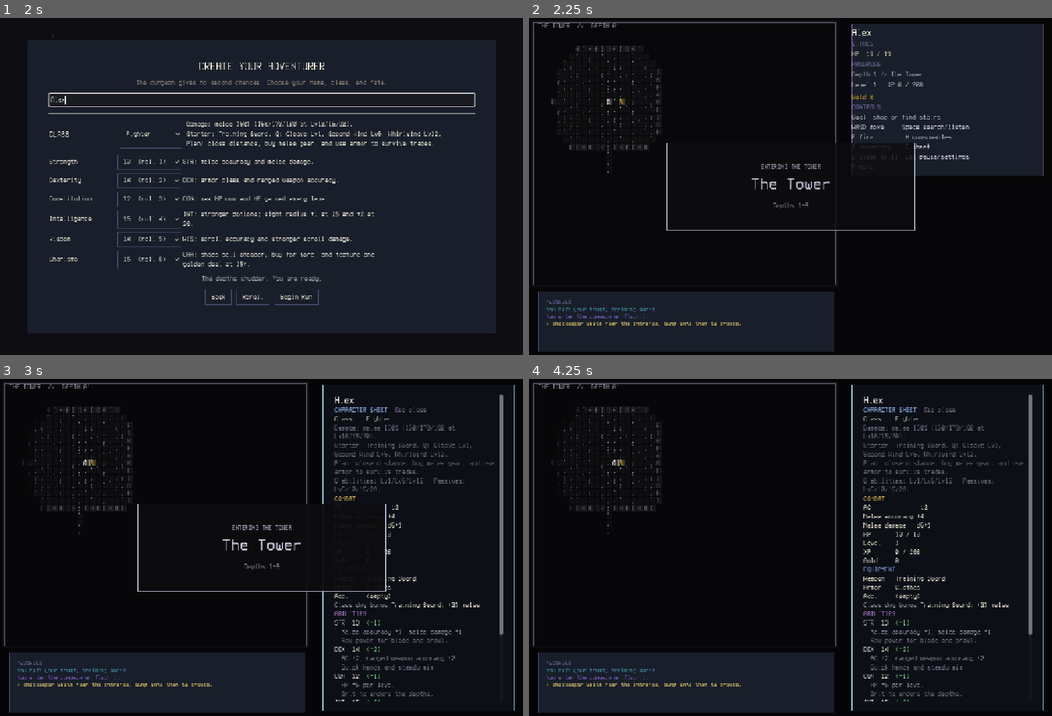
Above: before the commit, frames 1-4 (two rows, left to right).
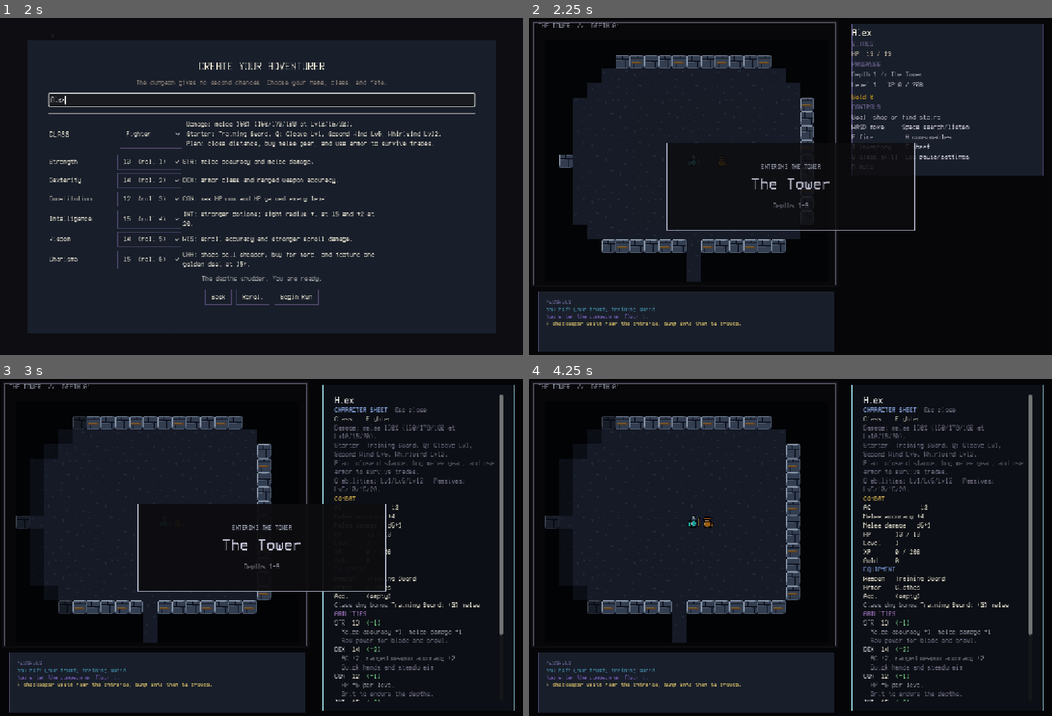
Above: after the commit, the same moments.

Repository: damiankovac0-pixel/DND-Roguelike-Dungeon-Crawler
Game: Godot game, scene res://scenes/main_menu.tscn
The game is run twice, just before and just after one commit, with the same random seed, the same clock (stepped at 60 frames per second) and the same inputs.
Inputs (mouse positions are in pixels of both pictures, inside the frame that each line leads up to):
- Up to frame 1 (2 s): click "Enter the Dungeon" at 0.5 s; click (261, 98) at 1.27 s; type "Alex" at 1.35 s
- Up to frame 2 (2.25 s): click "Begin Run" at 2 s
- Up to frame 3 (3 s): tap Enter (ui_accept) at 2.75 s; move the mouse to (376, 530) at 2.77 s; hold D (move_right) from 2.78 s (still down); hold C (character_sheet) from 2.78 s (still down); click (376, 530) at 2.92 s
- Up to frame 4 (4.25 s): tap Enter (ui_accept) at 3.02, 3.5 s; release D (move_right) at 3.5 s; release C (character_sheet) at 3.5 s; drag from (685, 564) to (764, 614) at 3.52 s

Frame 1 is identical in both runs. In frame 2, 15% of the frame differs, in the area x 4-55%, y 8-79%; in frame 3, 15%; in frame 4, 22%, in the area x 3-52%, y 8-79%.

Commit message:
Make Hybrid the default map renderer

Diff:
--- a/scripts/tests/test_map_render_mode.gd
+++ b/scripts/tests/test_map_render_mode.gd
@@ -197,9 +197,9 @@
 	var sensory_feedback: Control = await _new_sensory_feedback()
 	if sensory_feedback == null:
 		return
-	if StringName(sensory_feedback.call(&"get_map_render_mode")) != &"ascii":
+	if StringName(sensory_feedback.call(&"get_map_render_mode")) != &"hybrid":
 		sensory_feedback.queue_free()
-		_fail("Missing graphics setting should default to ASCII")
+		_fail("Missing graphics setting should default to Hybrid")
 		return
 	sensory_feedback.call(&"set_map_render_mode", &"pixel", true)
 	sensory_feedback.queue_free()
--- a/scripts/ui/sensory_feedback.gd
+++ b/scripts/ui/sensory_feedback.gd
@@ -21,6 +21,7 @@
 const MapRenderModeScript: GDScript = preload(
 	"res://scripts/ui/map_presentation/map_render_mode.gd"
 )
+const DEFAULT_MAP_RENDER_MODE: StringName = MapRenderModeScript.HYBRID
 const GRAPHICS_SETTINGS_SECTION: String = "graphics"
 const SETTING_MAP_RENDER_MODE: String = "map_render_mode"
 const SETTINGS_SECTION: String = "sensory"
@@ -168,7 +169,7 @@
 var _visual_duration: float = 0.0
 var _visual_elapsed: float = 0.0
 var _reduced_vfx_enabled: bool = true
-var _map_render_mode: StringName = MapRenderModeScript.ASCII
+var _map_render_mode: StringName = DEFAULT_MAP_RENDER_MODE
 
 
 # === GameManager Access ===
@@ -684,7 +685,7 @@
 	_master_volume = clampf(default_master_volume, 0.0, 1.0)
 	_ambience_enabled = true
 	_reduced_vfx_enabled = true
-	_map_render_mode = MapRenderModeScript.ASCII
+	_map_render_mode = DEFAULT_MAP_RENDER_MODE
 
 
 func _load_preferences() -> void:
@@ -702,7 +703,7 @@
 	_reduced_vfx_enabled = bool(config.get_value(SETTINGS_SECTION, SETTING_REDUCED_VFX, true))
 	_map_render_mode = MapRenderModeScript.normalize(
 		config.get_value(
-			GRAPHICS_SETTINGS_SECTION, SETTING_MAP_RENDER_MODE, MapRenderModeScript.ASCII
+			GRAPHICS_SETTINGS_SECTION, SETTING_MAP_RENDER_MODE, DEFAULT_MAP_RENDER_MODE
 		)
 	)
 
Not shown, changed: README.md
